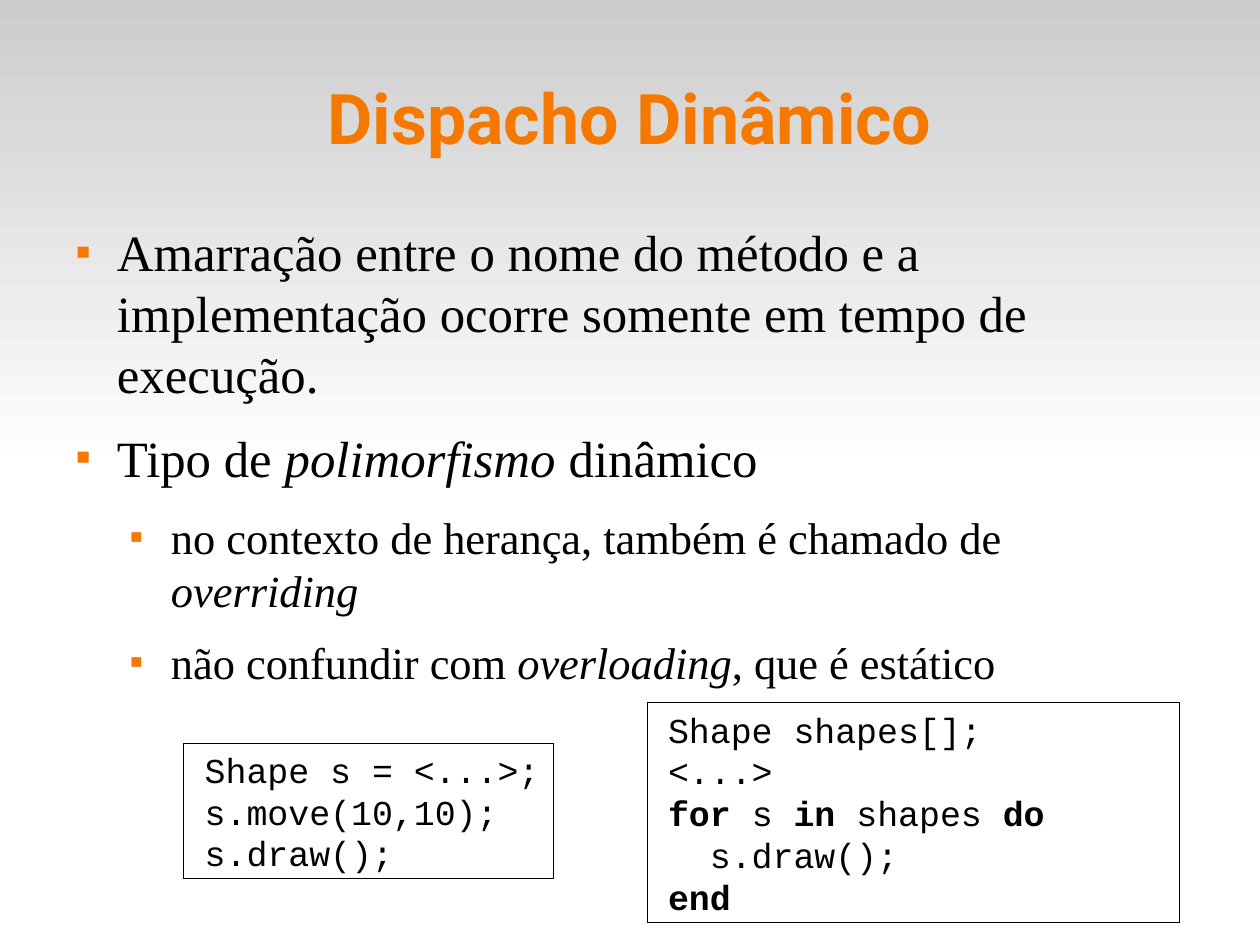
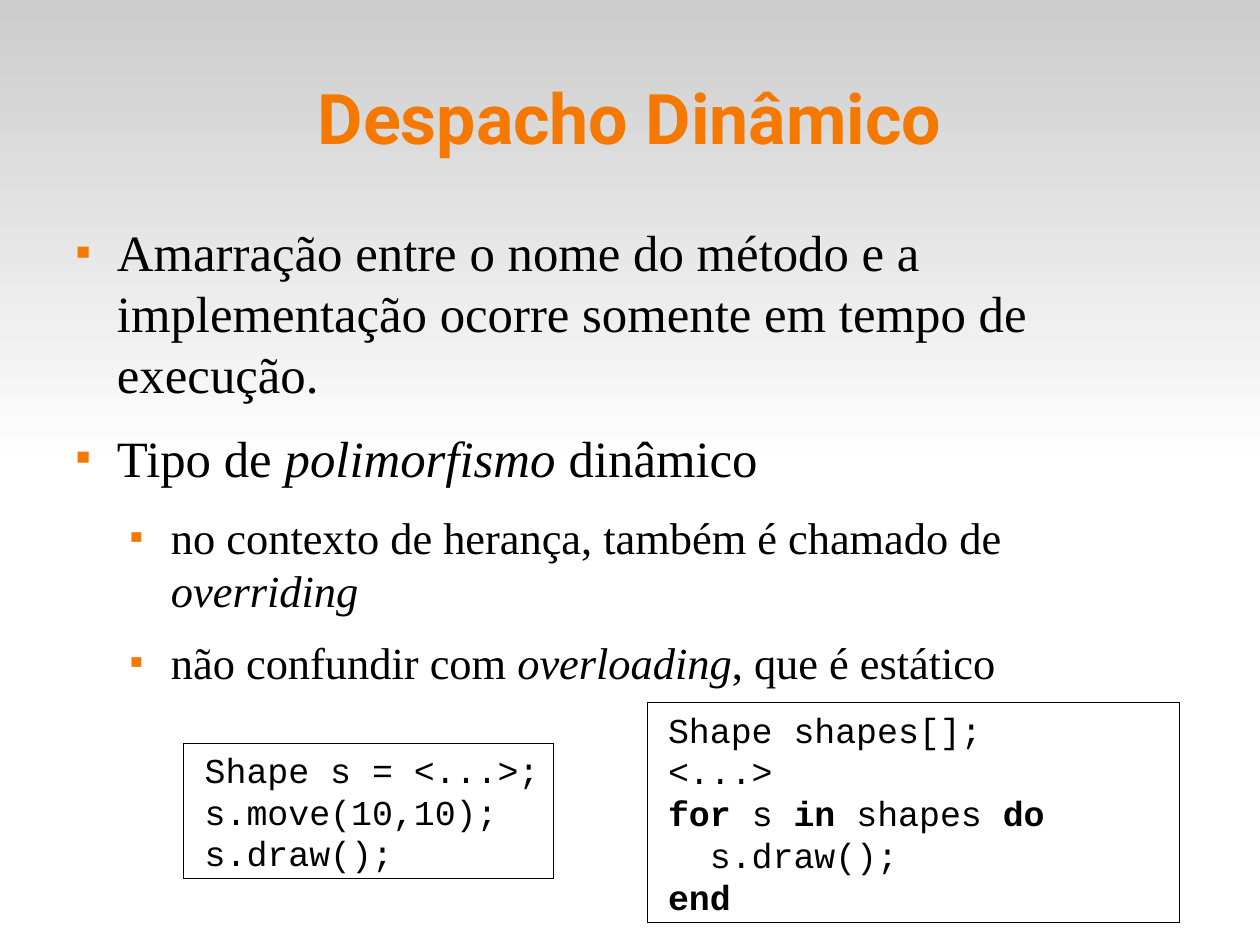
Before and after one commit to fsantanna-uerj/EDL, a slide deck: slide 30 of slides/edl-09-oo.odp. Drawn at 1260x945 pixels with LibreOffice and Linux fonts; fonts in the diff are those of the drawing. Boxes give left, top, right and bottom in pixels: in the first picture for what was removed or moved away, otherwise in the second. Text is boxed around its words. In the diff, an @@ line names an element or a change of style, - is before the commit and + after.

```diff
--- a/slides/edl-09-oo.odp
+++ b/slides/edl-09-oo.odp
@@ title at bbox=[318, 91, 941, 158]: text changed @@
-Dispacho Dinâmico
+Despacho Dinâmico
```
Also in this commit, not shown: 4 other files.
